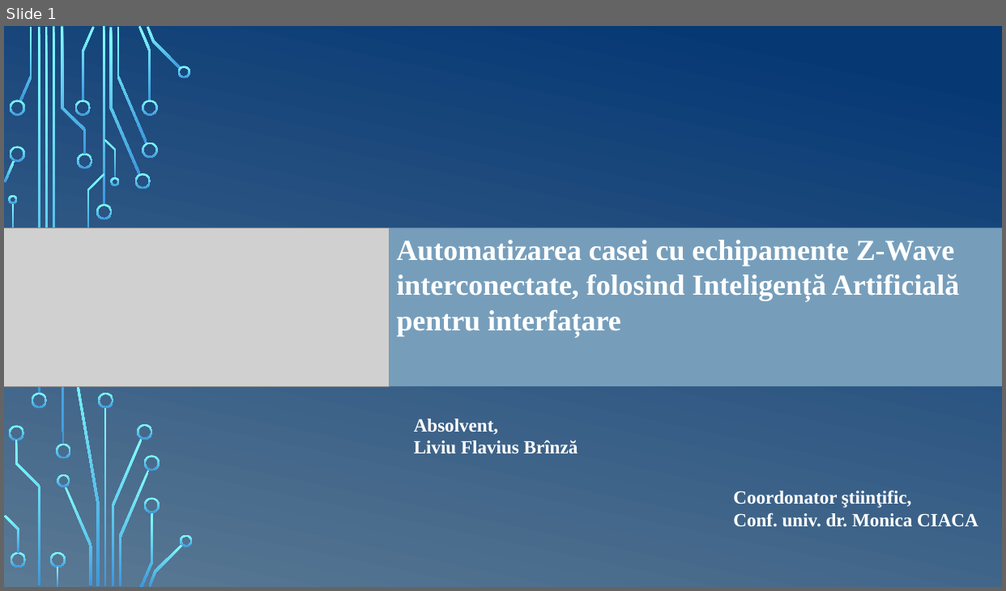
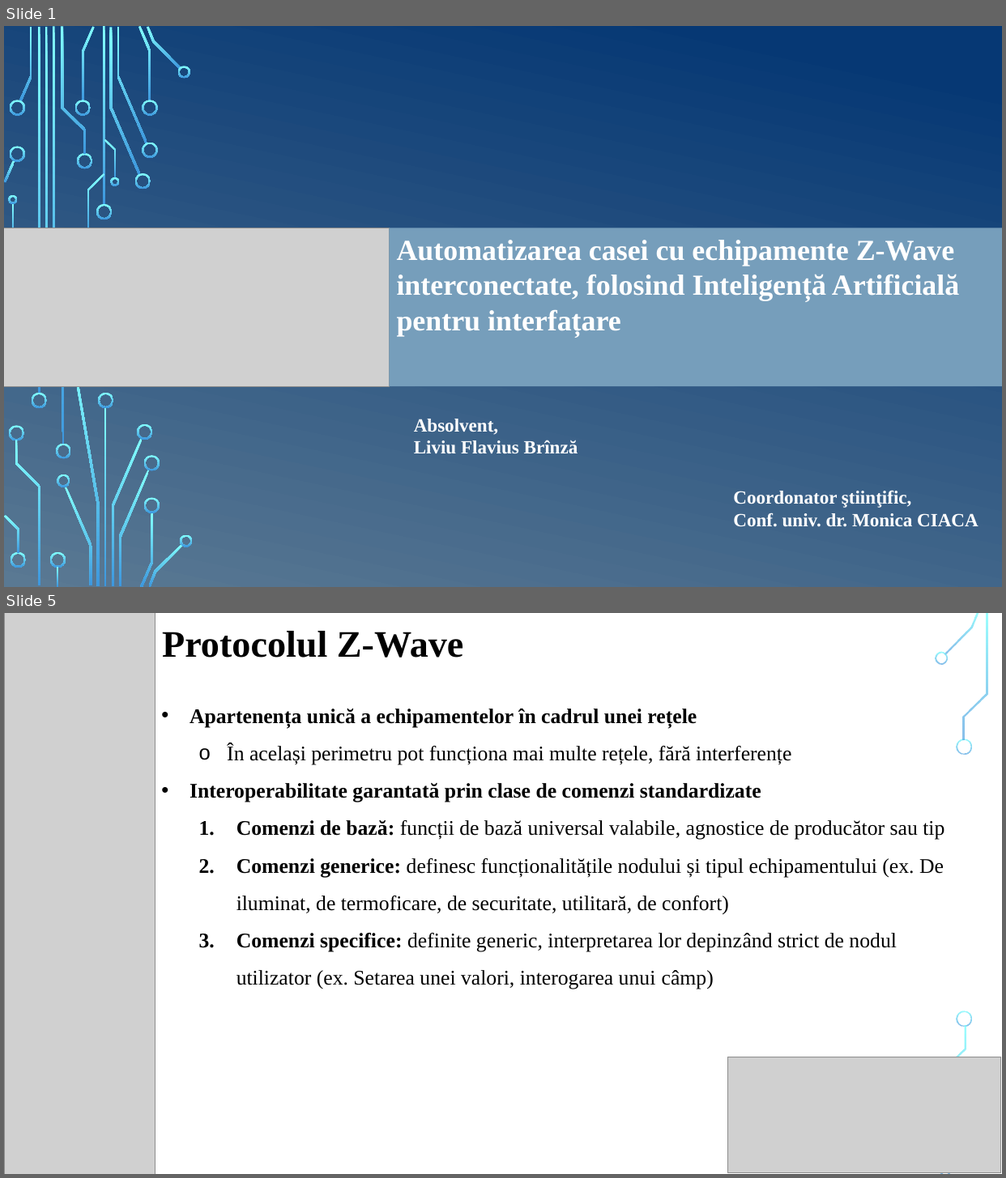
Before and after one commit to liviubrinza/alice, a slide deck: documentation/Prezentare.pptx. Shown one above the other, each under a label of ours: slide 1 before the commit, slides 1 and 5 after it; the slides between them are not shown. The pictures are 1006x591 and 1006x1178 pixels, drawn with LibreOffice and Linux fonts; fonts in the diff are those of the drawing; grey boxes stand for pictures; background and template pictures are left out. Boxes give left, top, right and bottom in pixels: in the first picture for what was removed or moved away, otherwise in the second. Text is boxed around its words. In the diff, an @@ line names an element or a change of style, - is before the commit and + after.

```diff
--- a/documentation/Prezentare.pptx
+++ b/documentation/Prezentare.pptx
@@ slide 5 added at (4,613,1002,1174), background picture (left out) @@
@@ picture added at (4,613,155,1174) @@
@@ text added at (162,631,463,658), 36 pt, text #000000, bold @@
+Protocolul Z-Wave
@@ text added at (189,709,944,990), 20 pt, text #000000 @@
+• Apartenența unică a echipamentelor în cadrul unei rețele
+  o În același perimetru pot funcționa mai multe rețele, fără interferențe
+• Interoperabilitate garantată prin clase de comenzi standardizate
+  1. Comenzi de bază: funcții de bază universal valabile, agnostice de producător sau tip
+  2. Comenzi generice: definesc funcționalitățile nodului și tipul echipamentului (ex. De iluminat, de termoficare, de securitate, utilitară, de confort)
+  3. Comenzi specifice: definite generic, interpretarea lor depinzând strict de nodul utilizator (ex. Setarea unei valori, interogarea unui câmp)
@@ picture added at (728,1057,1001,1173) @@
@@ group added at (4,613,987,1174): 15 freeform shapes, 2 rectangles @@
```
Also in this commit, not shown: 9 slides changed, 3 other slides added.
